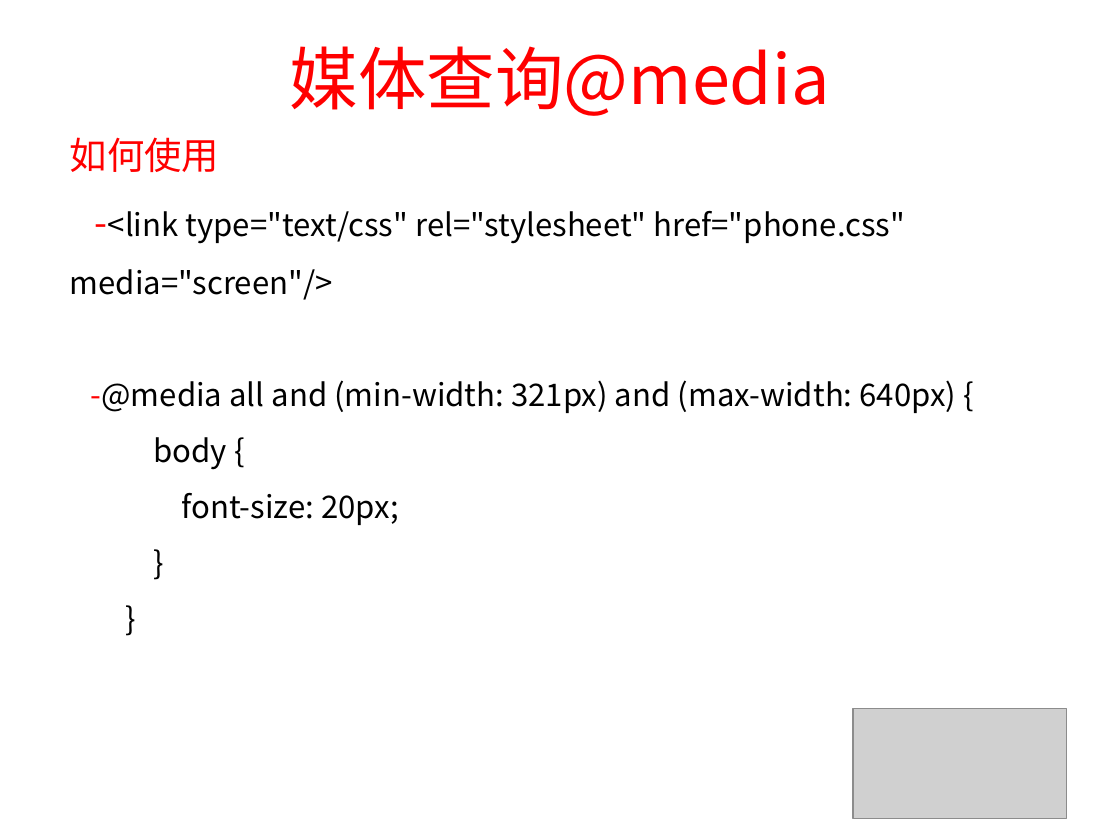
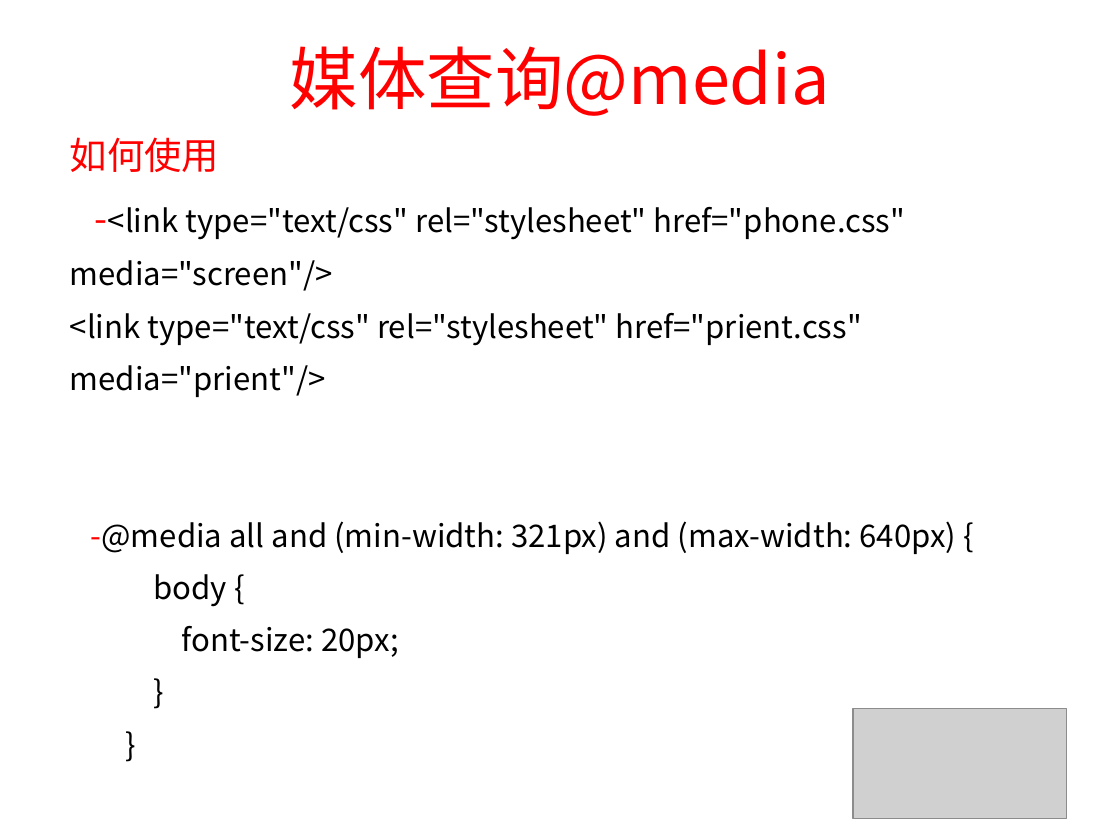
Before and after one commit to baichi/sceneApplication, a slide deck: slide 8 of 讲义/responsive.pptx. Drawn at 1120x840 pixels with LibreOffice and Linux fonts; fonts in the diff are those of the drawing; grey boxes stand for pictures. Boxes give left, top, right and bottom in pixels: in the first picture for what was removed or moved away, otherwise in the second. Text is boxed around its words. In the diff, an @@ line names an element or a change of style, - is before the commit and + after.

```diff
--- a/讲义/responsive.pptx
+++ b/讲义/responsive.pptx
@@ text at (70, 207, 957, 658): line spacing 1.5 to 1.4 @@
@@ text at (70, 313, 862, 397): paragraph added @@
+<link type="text/css" rel="stylesheet" href="prient.css" media="prient"/>
```
Also in this commit, not shown: 6 other files.
